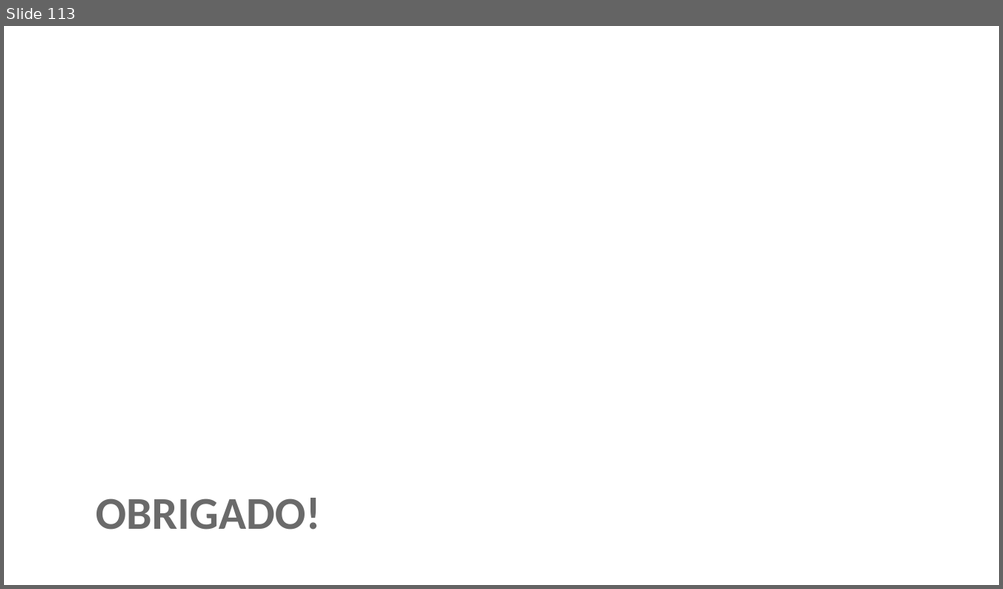
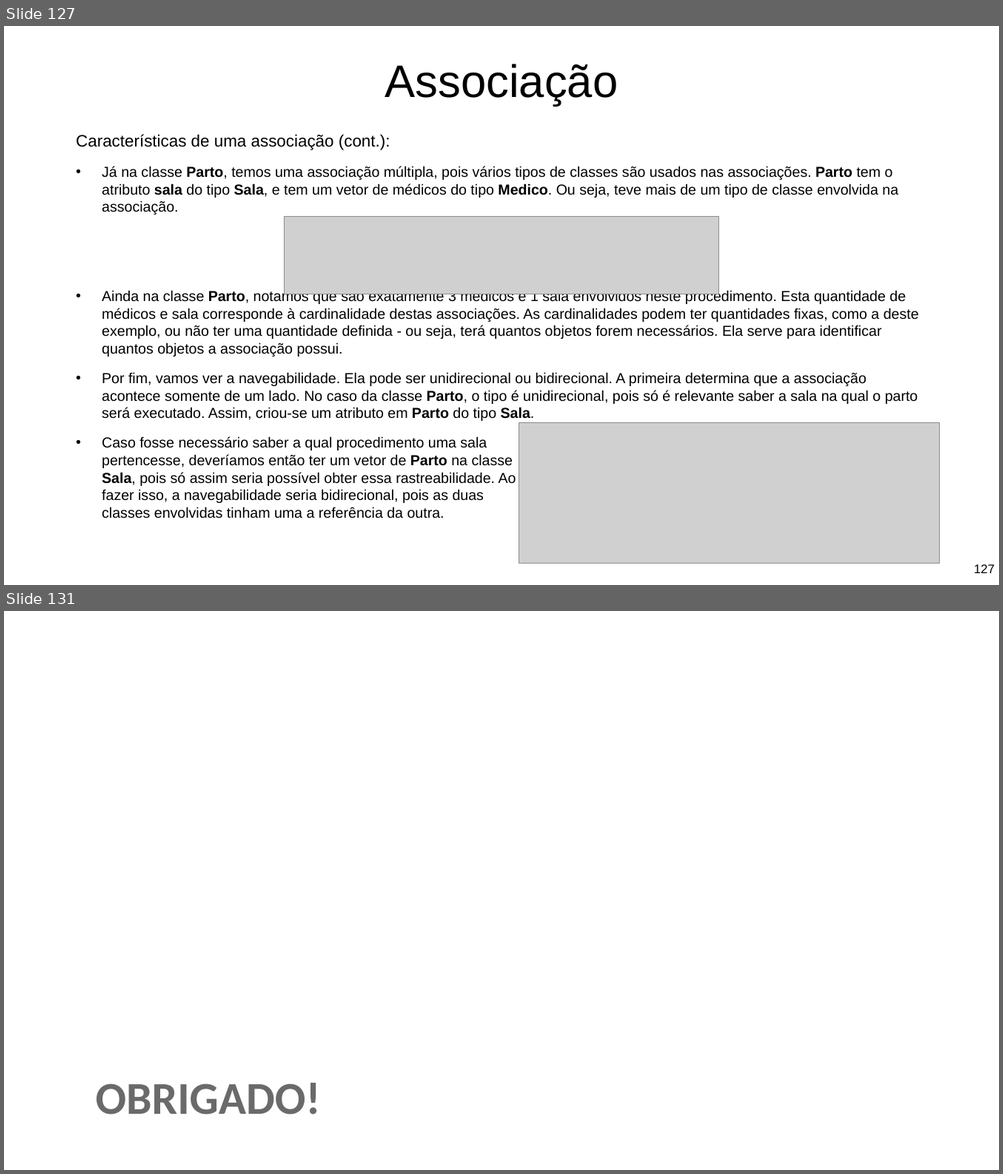
Before and after one commit to Pedrorocha13/2021.1-progoo, a slide deck: materiais/slides.pptx. Shown one above the other, each under a label of ours: slide 113 before the commit, slides 127 and 131 after it; the slides between them are not shown. The pictures are 1003x589 and 1003x1174 pixels, drawn with LibreOffice and Linux fonts; fonts in the diff are those of the drawing; grey boxes stand for pictures; background and template pictures are left out. Boxes give left, top, right and bottom in pixels: in the first picture for what was removed or moved away, otherwise in the second. Text is boxed around its words. In the diff, an @@ line names an element or a change of style, - is before the commit and + after.

```diff
--- a/materiais/slides.pptx
+++ b/materiais/slides.pptx
@@ slide 127 added at [4,26,999,585], background picture (left out) @@
@@ title added at [385,64,618,106], 88 pt, text #000000 @@
+Associação
@@ text added at [76,134,919,519], 28 pt, text #000000 @@
+Características de uma associação (cont.):
+  • Já na classe Parto, temos uma associação múltipla, pois vários tipos de classes são usados nas associações. Parto tem o atributo sala do tipo Sala, e tem um vetor de médicos do tipo Medico. Ou seja, teve mais de um tipo de classe envolvida na associação.
+  • Ainda na classe Parto, notamos que são exatamente 3 médicos e 1 sala envolvidos neste procedimento. Esta quantidade de médicos e sala corresponde à cardinalidade destas associações. As cardinalidades podem ter quantidades fixas, como a deste exemplo, ou não ter uma quantidade definida - ou seja, terá quantos objetos forem necessários. Ela serve para identificar quantos objetos a associação possui.
+  • Por fim, vamos ver a navegabilidade. Ela pode ser unidirecional ou bidirecional. A primeira determina que a associação acontece somente de um lado. No caso da classe Parto, o tipo é unidirecional, pois só é relevante saber a sala na qual o parto será executado. Assim, criou-se um atributo em Parto do tipo Sala.
+  • Caso fosse necessário saber a qual procedimento uma sala
+    pertencesse, deveríamos então ter um vetor de Parto na classe
+    Sala, pois só assim seria possível obter essa rastreabilidade. Ao
+    fazer isso, a navegabilidade seria bidirecional, pois as duas
+    classes envolvidas tinham uma a referência da outra.
@@ picture added at [284,216,718,294] @@
@@ picture added at [518,423,939,563] @@
@@ page number added at [973,565,994,574], 24 pt, text #000000 @@
+127
@@ what was slide 113 is now slide 131 @@
```
Also in this commit, not shown: 1 slide changed, 17 other slides added.
